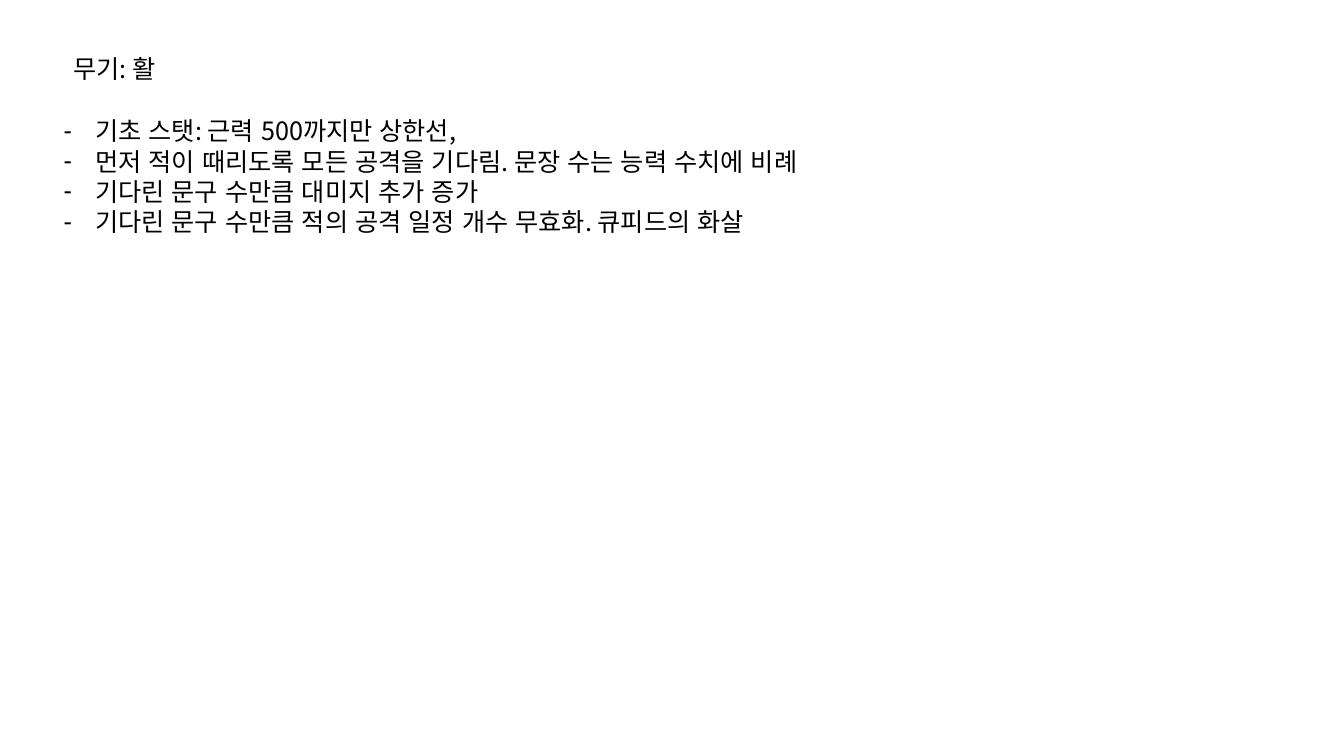
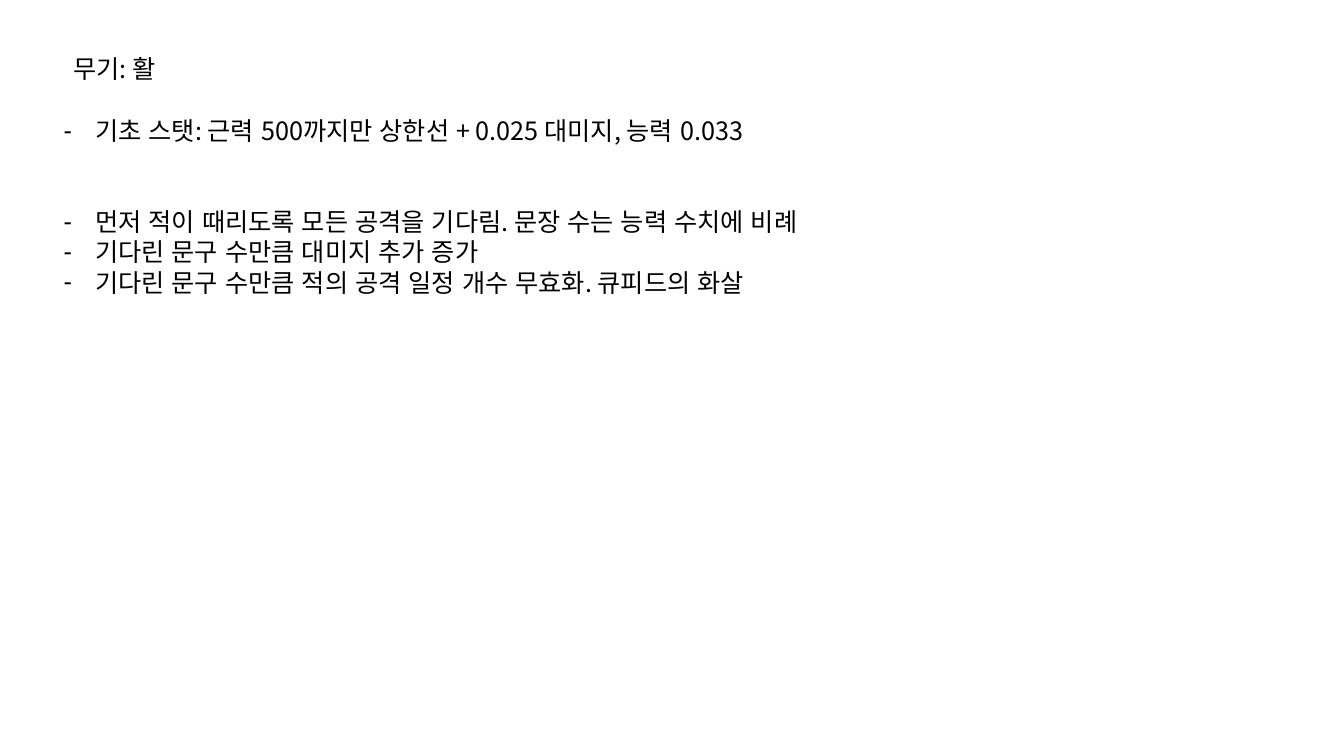
Before and after one commit to IdfKLeh/capstone, a slide deck: slide 7 of 수집요소.pptx. Drawn at 1344x756 pixels with LibreOffice and Linux fonts; fonts in the diff are those of the drawing. Boxes give left, top, right and bottom in pixels: in the first picture for what was removed or moved away, otherwise in the second. Text is boxed around its words. In the diff, an @@ line names an element or a change of style, - is before the commit and + after.

```diff
--- a/수집요소.pptx
+++ b/수집요소.pptx
@@ text at (95, 119, 743, 145): text changed @@
-– 기초 스탯: 근력 500까지만 상한선,
+– 기초 스탯: 근력 500까지만 상한선 + 0.025 대미지, 능력 0.033
```
Also in this commit, not shown: 5 other slides changed, 2 other files.
